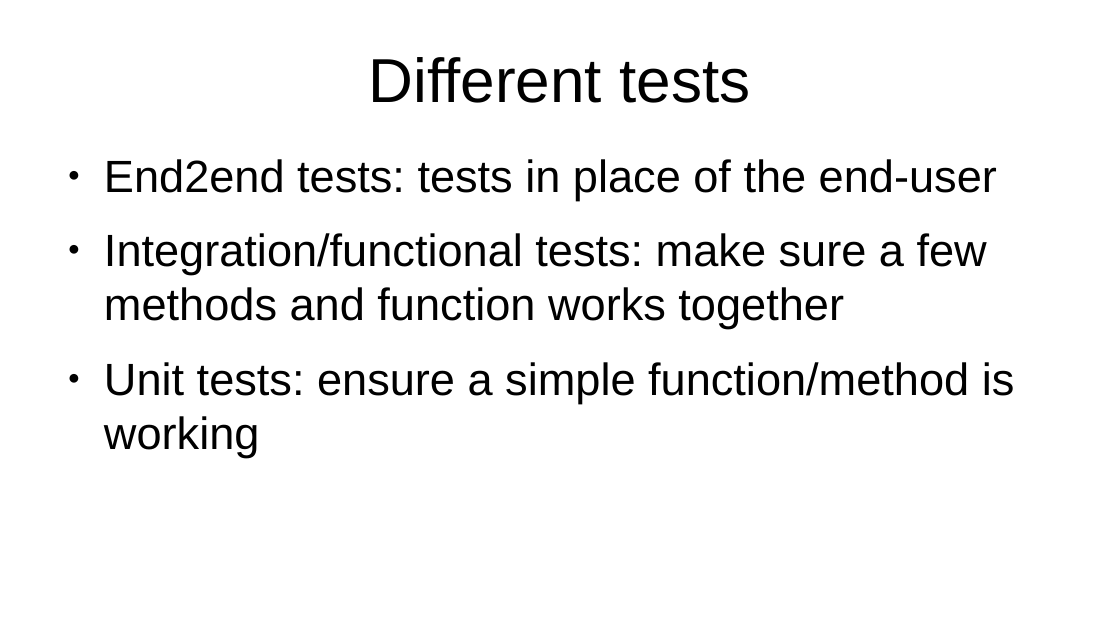
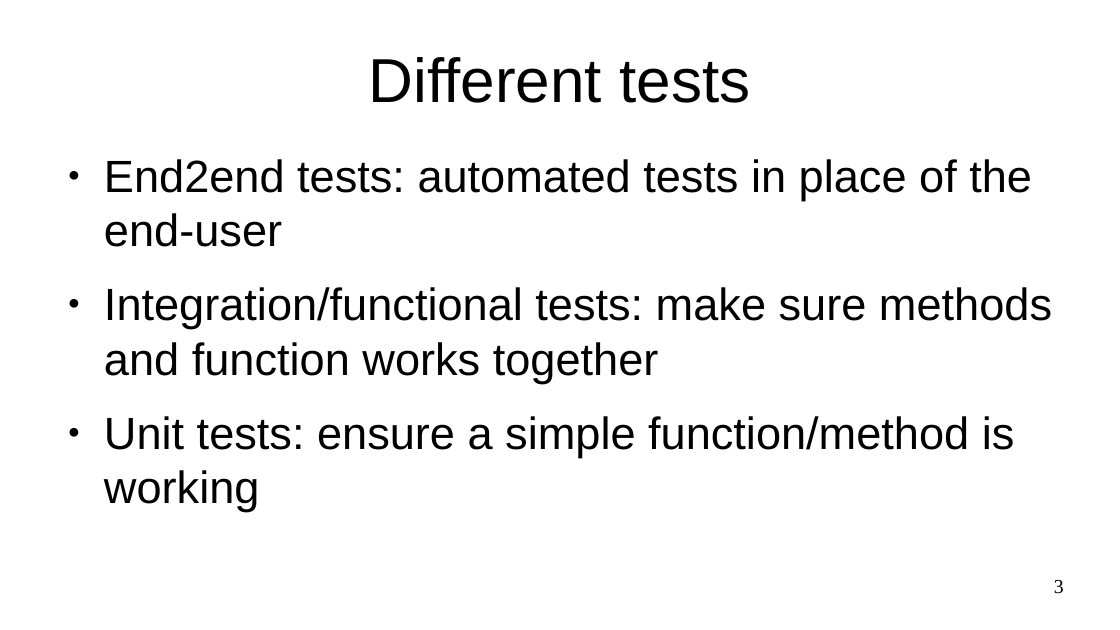
Before and after one commit to ybouilla/test_tutorial, a slide deck: slide 3 of presentation.odp. Drawn at 1120x630 pixels with LibreOffice and Linux fonts; fonts in the diff are those of the drawing. Boxes give left, top, right and bottom in pixels: in the first picture for what was removed or moved away, otherwise in the second. Text is boxed around its words. In the diff, an @@ line names an element or a change of style, - is before the commit and + after.

```diff
--- a/presentation.odp
+++ b/presentation.odp
@@ text at [104,159,1052,383]: text changed @@
-● End2end tests: tests in place of the end-user
-● Integration/functional tests: make sure a few methods and function works together
+● End2end tests: automated tests in place of the end-user
+● Integration/functional tests: make sure methods and function works together
@@ page number added at [1054,580,1064,594], 14 pt, text #000000 @@
+3
```
Also in this commit, not shown: 5 other slides changed, 15 slides added, 2 slides removed, 3 other files.
